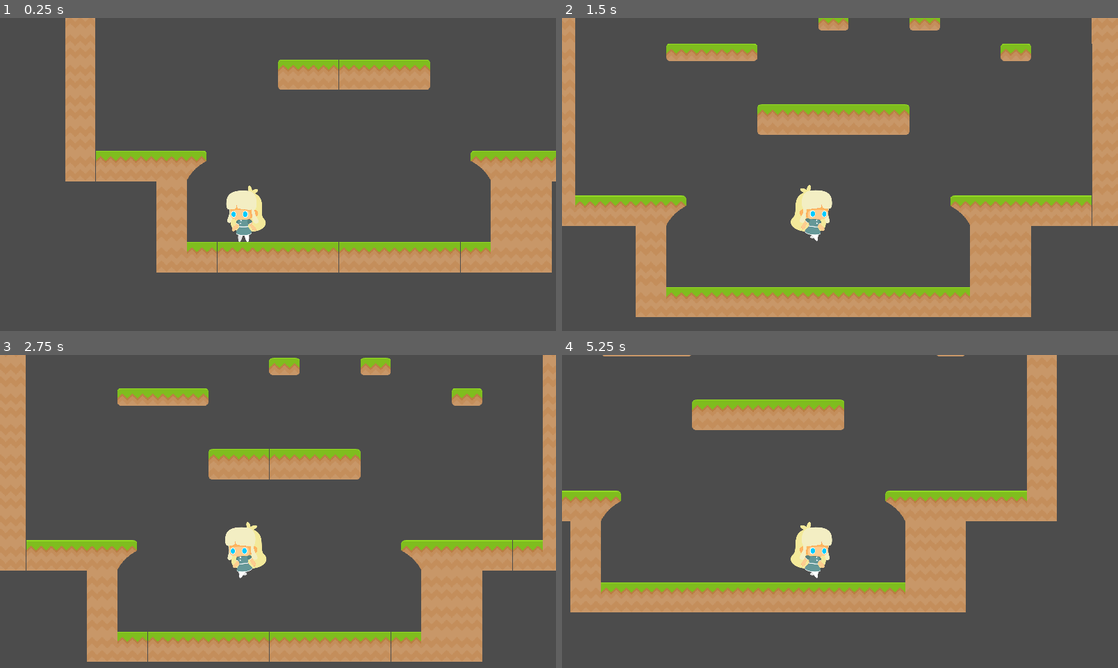
Above: before the commit, frames 1-4 (two rows, left to right).
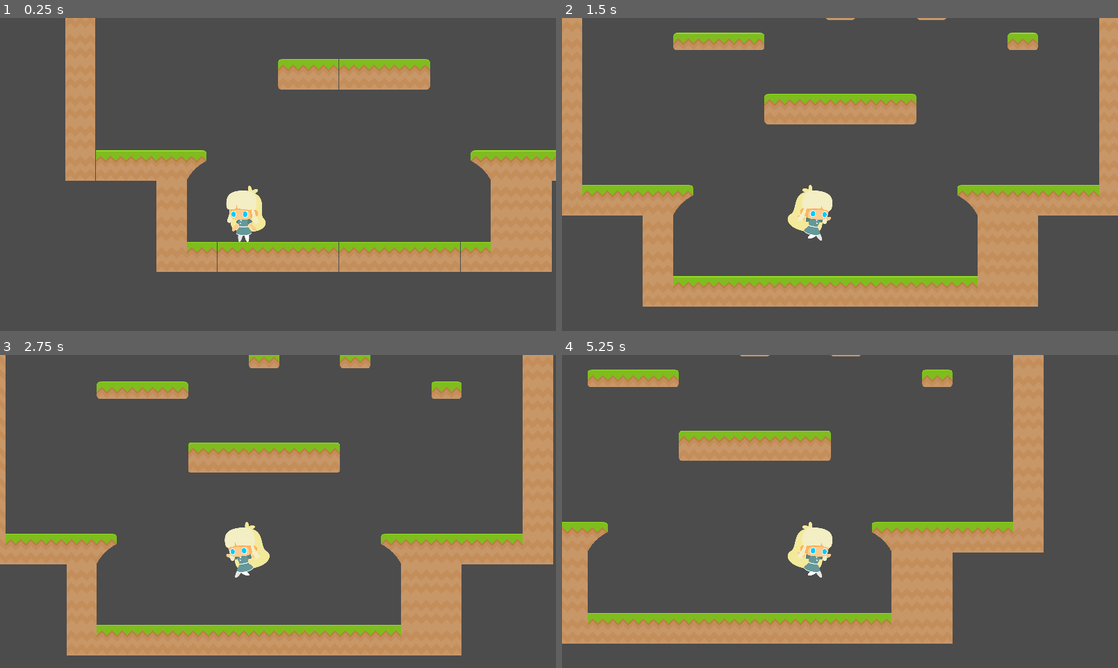
Above: after the commit, the same moments.

Repository: alxhoff/princess-bierschwein
Game: Godot game, scene res://Scipts/Player.tscn
Two runs of this game, one before a commit and one after it. Both use one fixed random seed, a clock stepped at 60 frames per second and the inputs below.
Inputs:
- Up to frame 1 (0.25 s): no input
- Up to frame 2 (1.5 s): hold Up (ui_up) 0.53-1.28 s; hold Right (ui_right) from 0.53 s (still down); tap Up (ui_up) at 1.35 s
- Up to frame 3 (2.75 s): tap Up (ui_up) at 1.52, 1.82 s; release Right (ui_right) at 2.03 s; hold Left (ui_left) from 2.03 s (still down); hold Up (ui_up) from 2.03 s (still down)
- Up to frame 4 (5.25 s): release Left (ui_left) at 2.78 s; release Up (ui_up) at 2.78 s; hold Right (ui_right) 2.78-4.28 s; tap Up (ui_up) at 2.85, 3.02, 3.32, 4.35, 4.52, 4.82 s; hold Up (ui_up) 3.53-4.28 s; hold Left (ui_left) 4.28-5.03 s; hold Right (ui_right) from 5.03 s (still down); hold Up (ui_up) from 5.03 s (still down)

The runs differ from the first frame. In frame 1, 0.5% of the frame differs, in the area x 11-100%, y 13-82%; in frame 2, 18%; in frame 3, 21%; in frame 4, 28%, in the area x 0-89%, y 0-93%.

Commit message:
Fixed jumping and collision blocks

Diff:
--- a/Player.gd
+++ b/Player.gd
@@ -5,33 +5,58 @@
 # var b = "text"
 
 const UP = Vector2(0,-1)
-const GRAVITY = 20
-const SPEED = 200
+const GRAVITY = 15
+const MAX_SPEED = 200
+const ACCELERATION = 20
+const GROUND_FRICTION = 0.25
+const AIR_FRICTION = 0.05
 const JUMP_HEIGHT = -750
 
-
 var motion = Vector2()
+var jumping = false
 
 func _physics_process(delta):
+	var friction = false
+
 	motion.y += GRAVITY
 
 	if Input.is_action_pressed("ui_right"):
-		motion.x = SPEED
+		motion.x = min(motion.x + ACCELERATION, MAX_SPEED)
 		$Sprite.flip_h = false
-		$Sprite.play("Running")
 	elif Input.is_action_pressed("ui_left"):
+		motion.x = max(motion.x - ACCELERATION, -MAX_SPEED)
 		$Sprite.flip_h = true
-		$Sprite.play("Running")
-		motion.x = -SPEED
-	else:
-		$Sprite.play("Idle")
-		motion.x = 0
+
 
 	if is_on_floor():
+		if Input.is_action_pressed("ui_right"):
+			$Sprite.play("Running")
+		elif Input.is_action_pressed("ui_left"):
+			$Sprite.play("Running")
+		else:
+			$Sprite.play("Idle")
+			friction = true
+
+		if jumping:
+			jumping = false
+			$Sprite.play("Landing")
+
+
 		if Input.is_action_pressed("ui_up"):
+			jumping = true
 			motion.y = JUMP_HEIGHT
+		if friction == true:
+			motion.x = lerp(motion.x, 0, GROUND_FRICTION)
 	else:
-		$Sprite.play("Jumping")
+		if motion.y > 0:
+			$Sprite.play("Falling")
+
+		elif motion.y < 0:
+			$Sprite.play("Jumping")
+
+
+		if friction == true:
+			motion.x = lerp(motion.x, 0, AIR_FRICTION)
 
 	motion = move_and_slide(motion, UP)
 
--- a/Scipts/Player.tscn
+++ b/Scipts/Player.tscn
@@ -37,86 +37,86 @@
 [ext_resource path="res://Sprites/Player/Girl/Idle (14).png" type="Texture" id=35]
 [ext_resource path="res://Sprites/Player/Girl/Idle (15).png" type="Texture" id=36]
 [ext_resource path="res://Sprites/Player/Girl/Idle (16).png" type="Texture" id=37]
-[ext_resource path="res://Sprites/Player/Girl/Walk (1).png" type="Texture" id=38]
-[ext_resource path="res://Sprites/Player/Girl/Walk (2).png" type="Texture" id=39]
-[ext_resource path="res://Sprites/Player/Girl/Walk (3).png" type="Texture" id=40]
-[ext_resource path="res://Sprites/Player/Girl/Walk (4).png" type="Texture" id=41]
-[ext_resource path="res://Sprites/Player/Girl/Walk (5).png" type="Texture" id=42]
-[ext_resource path="res://Sprites/Player/Girl/Walk (6).png" type="Texture" id=43]
-[ext_resource path="res://Sprites/Player/Girl/Walk (7).png" type="Texture" id=44]
-[ext_resource path="res://Sprites/Player/Girl/Walk (8).png" type="Texture" id=45]
-[ext_resource path="res://Sprites/Player/Girl/Walk (9).png" type="Texture" id=46]
-[ext_resource path="res://Sprites/Player/Girl/Walk (10).png" type="Texture" id=47]
-[ext_resource path="res://Sprites/Player/Girl/Walk (11).png" type="Texture" id=48]
-[ext_resource path="res://Sprites/Player/Girl/Walk (12).png" type="Texture" id=49]
-[ext_resource path="res://Sprites/Player/Girl/Walk (13).png" type="Texture" id=50]
-[ext_resource path="res://Sprites/Player/Girl/Walk (14).png" type="Texture" id=51]
-[ext_resource path="res://Sprites/Player/Girl/Walk (15).png" type="Texture" id=52]
-[ext_resource path="res://Sprites/Player/Girl/Walk (16).png" type="Texture" id=53]
-[ext_resource path="res://Sprites/Player/Girl/Walk (17).png" type="Texture" id=54]
-[ext_resource path="res://Sprites/Player/Girl/Walk (18).png" type="Texture" id=55]
-[ext_resource path="res://Sprites/Player/Girl/Walk (19).png" type="Texture" id=56]
-[ext_resource path="res://Sprites/Player/Girl/Walk (20).png" type="Texture" id=57]
-[ext_resource path="res://Sprites/Player/Girl/Dead (1).png" type="Texture" id=58]
-[ext_resource path="res://Sprites/Player/Girl/Dead (2).png" type="Texture" id=59]
-[ext_resource path="res://Sprites/Player/Girl/Dead (3).png" type="Texture" id=60]
-[ext_resource path="res://Sprites/Player/Girl/Dead (4).png" type="Texture" id=61]
-[ext_resource path="res://Sprites/Player/Girl/Dead (5).png" type="Texture" id=62]
-[ext_resource path="res://Sprites/Player/Girl/Dead (6).png" type="Texture" id=63]
-[ext_resource path="res://Sprites/Player/Girl/Dead (7).png" type="Texture" id=64]
-[ext_resource path="res://Sprites/Player/Girl/Dead (8).png" type="Texture" id=65]
-[ext_resource path="res://Sprites/Player/Girl/Dead (9).png" type="Texture" id=66]
-[ext_resource path="res://Sprites/Player/Girl/Dead (10).png" type="Texture" id=67]
-[ext_resource path="res://Sprites/Player/Girl/Dead (11).png" type="Texture" id=68]
-[ext_resource path="res://Sprites/Player/Girl/Dead (12).png" type="Texture" id=69]
-[ext_resource path="res://Sprites/Player/Girl/Dead (13).png" type="Texture" id=70]
-[ext_resource path="res://Sprites/Player/Girl/Dead (14).png" type="Texture" id=71]
-[ext_resource path="res://Sprites/Player/Girl/Dead (15).png" type="Texture" id=72]
-[ext_resource path="res://Sprites/Player/Girl/Dead (16).png" type="Texture" id=73]
-[ext_resource path="res://Sprites/Player/Girl/Dead (17).png" type="Texture" id=74]
-[ext_resource path="res://Sprites/Player/Girl/Dead (18).png" type="Texture" id=75]
-[ext_resource path="res://Sprites/Player/Girl/Dead (19).png" type="Texture" id=76]
-[ext_resource path="res://Sprites/Player/Girl/Dead (20).png" type="Texture" id=77]
-[ext_resource path="res://Sprites/Player/Girl/Dead (21).png" type="Texture" id=78]
-[ext_resource path="res://Sprites/Player/Girl/Dead (22).png" type="Texture" id=79]
-[ext_resource path="res://Sprites/Player/Girl/Dead (23).png" type="Texture" id=80]
-[ext_resource path="res://Sprites/Player/Girl/Dead (24).png" type="Texture" id=81]
-[ext_resource path="res://Sprites/Player/Girl/Dead (25).png" type="Texture" id=82]
-[ext_resource path="res://Sprites/Player/Girl/Dead (26).png" type="Texture" id=83]
-[ext_resource path="res://Sprites/Player/Girl/Dead (27).png" type="Texture" id=84]
-[ext_resource path="res://Sprites/Player/Girl/Dead (28).png" type="Texture" id=85]
-[ext_resource path="res://Sprites/Player/Girl/Dead (29).png" type="Texture" id=86]
-[ext_resource path="res://Sprites/Player/Girl/Dead (30).png" type="Texture" id=87]
-[ext_resource path="res://Sprites/Player/Girl/Jump (1).png" type="Texture" id=88]
-[ext_resource path="res://Sprites/Player/Girl/Jump (2).png" type="Texture" id=89]
-[ext_resource path="res://Sprites/Player/Girl/Jump (3).png" type="Texture" id=90]
-[ext_resource path="res://Sprites/Player/Girl/Jump (4).png" type="Texture" id=91]
-[ext_resource path="res://Sprites/Player/Girl/Jump (5).png" type="Texture" id=92]
-[ext_resource path="res://Sprites/Player/Girl/Jump (6).png" type="Texture" id=93]
-[ext_resource path="res://Sprites/Player/Girl/Jump (7).png" type="Texture" id=94]
-[ext_resource path="res://Sprites/Player/Girl/Jump (8).png" type="Texture" id=95]
-[ext_resource path="res://Sprites/Player/Girl/Jump (9).png" type="Texture" id=96]
-[ext_resource path="res://Sprites/Player/Girl/Jump (10).png" type="Texture" id=97]
-[ext_resource path="res://Sprites/Player/Girl/Jump (11).png" type="Texture" id=98]
-[ext_resource path="res://Sprites/Player/Girl/Jump (12).png" type="Texture" id=99]
-[ext_resource path="res://Sprites/Player/Girl/Jump (13).png" type="Texture" id=100]
-[ext_resource path="res://Sprites/Player/Girl/Jump (14).png" type="Texture" id=101]
-[ext_resource path="res://Sprites/Player/Girl/Jump (15).png" type="Texture" id=102]
-[ext_resource path="res://Sprites/Player/Girl/Jump (16).png" type="Texture" id=103]
-[ext_resource path="res://Sprites/Player/Girl/Jump (17).png" type="Texture" id=104]
-[ext_resource path="res://Sprites/Player/Girl/Jump (18).png" type="Texture" id=105]
-[ext_resource path="res://Sprites/Player/Girl/Jump (19).png" type="Texture" id=106]
-[ext_resource path="res://Sprites/Player/Girl/Jump (20).png" type="Texture" id=107]
-[ext_resource path="res://Sprites/Player/Girl/Jump (21).png" type="Texture" id=108]
-[ext_resource path="res://Sprites/Player/Girl/Jump (22).png" type="Texture" id=109]
-[ext_resource path="res://Sprites/Player/Girl/Jump (23).png" type="Texture" id=110]
-[ext_resource path="res://Sprites/Player/Girl/Jump (24).png" type="Texture" id=111]
-[ext_resource path="res://Sprites/Player/Girl/Jump (25).png" type="Texture" id=112]
-[ext_resource path="res://Sprites/Player/Girl/Jump (26).png" type="Texture" id=113]
-[ext_resource path="res://Sprites/Player/Girl/Jump (27).png" type="Texture" id=114]
-[ext_resource path="res://Sprites/Player/Girl/Jump (28).png" type="Texture" id=115]
-[ext_resource path="res://Sprites/Player/Girl/Jump (29).png" type="Texture" id=116]
-[ext_resource path="res://Sprites/Player/Girl/Jump (30).png" type="Texture" id=117]
+[ext_resource path="res://Sprites/Player/Girl/Jump (22).png" type="Texture" id=38]
+[ext_resource path="res://Sprites/Player/Girl/Jump (23).png" type="Texture" id=39]
+[ext_resource path="res://Sprites/Player/Girl/Jump (24).png" type="Texture" id=40]
+[ext_resource path="res://Sprites/Player/Girl/Jump (25).png" type="Texture" id=41]
+[ext_resource path="res://Sprites/Player/Girl/Jump (26).png" type="Texture" id=42]
+[ext_resource path="res://Sprites/Player/Girl/Jump (27).png" type="Texture" id=43]
+[ext_resource path="res://Sprites/Player/Girl/Jump (28).png" type="Texture" id=44]
+[ext_resource path="res://Sprites/Player/Girl/Jump (29).png" type="Texture" id=45]
+[ext_resource path="res://Sprites/Player/Girl/Jump (30).png" type="Texture" id=46]
+[ext_resource path="res://Sprites/Player/Girl/Walk (1).png" type="Texture" id=47]
+[ext_resource path="res://Sprites/Player/Girl/Walk (2).png" type="Texture" id=48]
+[ext_resource path="res://Sprites/Player/Girl/Walk (3).png" type="Texture" id=49]
+[ext_resource path="res://Sprites/Player/Girl/Walk (4).png" type="Texture" id=50]
+[ext_resource path="res://Sprites/Player/Girl/Walk (5).png" type="Texture" id=51]
+[ext_resource path="res://Sprites/Player/Girl/Walk (6).png" type="Texture" id=52]
+[ext_resource path="res://Sprites/Player/Girl/Walk (7).png" type="Texture" id=53]
+[ext_resource path="res://Sprites/Player/Girl/Walk (8).png" type="Texture" id=54]
+[ext_resource path="res://Sprites/Player/Girl/Walk (9).png" type="Texture" id=55]
+[ext_resource path="res://Sprites/Player/Girl/Walk (10).png" type="Texture" id=56]
+[ext_resource path="res://Sprites/Player/Girl/Walk (11).png" type="Texture" id=57]
+[ext_resource path="res://Sprites/Player/Girl/Walk (12).png" type="Texture" id=58]
+[ext_resource path="res://Sprites/Player/Girl/Walk (13).png" type="Texture" id=59]
+[ext_resource path="res://Sprites/Player/Girl/Walk (14).png" type="Texture" id=60]
+[ext_resource path="res://Sprites/Player/Girl/Walk (15).png" type="Texture" id=61]
+[ext_resource path="res://Sprites/Player/Girl/Walk (16).png" type="Texture" id=62]
+[ext_resource path="res://Sprites/Player/Girl/Walk (17).png" type="Texture" id=63]
+[ext_resource path="res://Sprites/Player/Girl/Walk (18).png" type="Texture" id=64]
+[ext_resource path="res://Sprites/Player/Girl/Walk (19).png" type="Texture" id=65]
+[ext_resource path="res://Sprites/Player/Girl/Walk (20).png" type="Texture" id=66]
+[ext_resource path="res://Sprites/Player/Girl/Jump (1).png" type="Texture" id=67]
+[ext_resource path="res://Sprites/Player/Girl/Jump (2).png" type="Texture" id=68]
+[ext_resource path="res://Sprites/Player/Girl/Jump (3).png" type="Texture" id=69]
+[ext_resource path="res://Sprites/Player/Girl/Jump (4).png" type="Texture" id=70]
+[ext_resource path="res://Sprites/Player/Girl/Jump (5).png" type="Texture" id=71]
+[ext_resource path="res://Sprites/Player/Girl/Jump (6).png" type="Texture" id=72]
+[ext_resource path="res://Sprites/Player/Girl/Jump (7).png" type="Texture" id=73]
+[ext_resource path="res://Sprites/Player/Girl/Jump (8).png" type="Texture" id=74]
+[ext_resource path="res://Sprites/Player/Girl/Jump (9).png" type="Texture" id=75]
+[ext_resource path="res://Sprites/Player/Girl/Jump (10).png" type="Texture" id=76]
+[ext_resource path="res://Sprites/Player/Girl/Jump (11).png" type="Texture" id=77]
+[ext_resource path="res://Sprites/Player/Girl/Jump (12).png" type="Texture" id=78]
+[ext_resource path="res://Sprites/Player/Girl/Jump (13).png" type="Texture" id=79]
+[ext_resource path="res://Sprites/Player/Girl/Jump (14).png" type="Texture" id=80]
+[ext_resource path="res://Sprites/Player/Girl/Jump (15).png" type="Texture" id=81]
+[ext_resource path="res://Sprites/Player/Girl/Jump (16).png" type="Texture" id=82]
+[ext_resource path="res://Sprites/Player/Girl/Jump (17).png" type="Texture" id=83]
+[ext_resource path="res://Sprites/Player/Girl/Jump (18).png" type="Texture" id=84]
+[ext_resource path="res://Sprites/Player/Girl/Jump (19).png" type="Texture" id=85]
+[ext_resource path="res://Sprites/Player/Girl/Jump (20).png" type="Texture" id=86]
+[ext_resource path="res://Sprites/Player/Girl/Dead (1).png" type="Texture" id=87]
+[ext_resource path="res://Sprites/Player/Girl/Dead (2).png" type="Texture" id=88]
+[ext_resource path="res://Sprites/Player/Girl/Dead (3).png" type="Texture" id=89]
+[ext_resource path="res://Sprites/Player/Girl/Dead (4).png" type="Texture" id=90]
+[ext_resource path="res://Sprites/Player/Girl/Dead (5).png" type="Texture" id=91]
+[ext_resource path="res://Sprites/Player/Girl/Dead (6).png" type="Texture" id=92]
+[ext_resource path="res://Sprites/Player/Girl/Dead (7).png" type="Texture" id=93]
+[ext_resource path="res://Sprites/Player/Girl/Dead (8).png" type="Texture" id=94]
+[ext_resource path="res://Sprites/Player/Girl/Dead (9).png" type="Texture" id=95]
+[ext_resource path="res://Sprites/Player/Girl/Dead (10).png" type="Texture" id=96]
+[ext_resource path="res://Sprites/Player/Girl/Dead (11).png" type="Texture" id=97]
+[ext_resource path="res://Sprites/Player/Girl/Dead (12).png" type="Texture" id=98]
+[ext_resource path="res://Sprites/Player/Girl/Dead (13).png" type="Texture" id=99]
+[ext_resource path="res://Sprites/Player/Girl/Dead (14).png" type="Texture" id=100]
+[ext_resource path="res://Sprites/Player/Girl/Dead (15).png" type="Texture" id=101]
+[ext_resource path="res://Sprites/Player/Girl/Dead (16).png" type="Texture" id=102]
+[ext_resource path="res://Sprites/Player/Girl/Dead (17).png" type="Texture" id=103]
+[ext_resource path="res://Sprites/Player/Girl/Dead (18).png" type="Texture" id=104]
+[ext_resource path="res://Sprites/Player/Girl/Dead (19).png" type="Texture" id=105]
+[ext_resource path="res://Sprites/Player/Girl/Dead (20).png" type="Texture" id=106]
+[ext_resource path="res://Sprites/Player/Girl/Dead (21).png" type="Texture" id=107]
+[ext_resource path="res://Sprites/Player/Girl/Dead (22).png" type="Texture" id=108]
+[ext_resource path="res://Sprites/Player/Girl/Dead (23).png" type="Texture" id=109]
+[ext_resource path="res://Sprites/Player/Girl/Dead (24).png" type="Texture" id=110]
+[ext_resource path="res://Sprites/Player/Girl/Dead (25).png" type="Texture" id=111]
+[ext_resource path="res://Sprites/Player/Girl/Dead (26).png" type="Texture" id=112]
+[ext_resource path="res://Sprites/Player/Girl/Dead (27).png" type="Texture" id=113]
+[ext_resource path="res://Sprites/Player/Girl/Dead (28).png" type="Texture" id=114]
+[ext_resource path="res://Sprites/Player/Girl/Dead (29).png" type="Texture" id=115]
+[ext_resource path="res://Sprites/Player/Girl/Dead (30).png" type="Texture" id=116]
+[ext_resource path="res://Sprites/Player/Girl/Jump (21).png" type="Texture" id=117]
 [ext_resource path="res://Tilesets/DirtAndGrassTileSet.tres" type="TileSet" id=118]
 
 [sub_resource type="SpriteFrames" id=2]
@@ -136,24 +136,35 @@
 "name": "Idle",
 "speed": 24.0
 }, {
-"frames": [ ExtResource( 38 ), ExtResource( 39 ), ExtResourc …(81 unchanged characters)…  ), ExtResource( 45 ), ExtResource( 46 ), ExtResource( 47 ), ExtResource( 48 ), ExtResource( 49 ), ExtResource( 50 ), ExtResource( 51 ), ExtResource( 52 ), ExtResource( 53 ), ExtResource( 54 ), ExtResource( 55 ), ExtResource( 56 ), ExtResource( 57 ) ],
+"frames": [ ExtResource( 38 ), ExtResource( 39 ), ExtResourc …(81 unchanged characters)…  ), ExtResource( 45 ), ExtResource( 46 ) ],
+"loop": false,
+"name": "Landing",
+"speed": 24.0
+}, {
+"frames": [ ExtResource( 47 ), ExtResource( 48 ), ExtResource( 49 ), ExtResource( 50 ), ExtResource( 51 ), ExtResource( 52 ), ExtResource( 53 ), ExtResource( 54 ), ExtResource( 55 ), ExtResource( 56 ), ExtResource( 57 ), ExtResource( 58 ), ExtResource( 59 ), ExtResource( 60 ), ExtResource( 61 ), ExtResource( 62 ), ExtResource( 63 ), ExtResource( 64 ), ExtResource( 65 ), ExtResource( 66 ) ],
 "loop": true,
 "name": "Walking",
 "speed": 24.0
 }, {
-"frames": [ ExtResource( 58 ), ExtResource( 59 ), ExtResource( 60 ), ExtResource( 61 ), ExtResource( 62 ), ExtResource( 63 ), ExtResource( 64 ), ExtResource( 65 ), ExtResource( 66 ), ExtResource( 67 ), ExtResource( 68 ), ExtResource( 69 ), ExtResource( 70 ), ExtResource( 71 ), ExtResource( 72 ), ExtResource( 73 ), ExtResource( 74 ), ExtResource( 75 ), ExtResource( 76 ), ExtResource( 77 ), ExtResource( 78 ), ExtResource( 79 ), ExtResource( 80 ), ExtResource( 81 ), ExtResource( 82 ), ExtResource( 83 ), ExtResource( 84 ), ExtResource( 85 ), ExtResource( 86 ), ExtResource( 87 ) ],
+"frames": [ ExtResource( 67 ), ExtResource( 68 ), ExtResource( 69 ), ExtResource( 70 ), ExtResource( 71 ), ExtResource( 72 ), ExtResource( 73 ), ExtResource( 74 ), ExtResource( 75 ), ExtResource( 76 ), ExtResource( 77 ), ExtResource( 78 ), ExtResource( 79 ), ExtResource( 80 ), ExtResource( 81 ), ExtResource( 82 ), ExtResource( 83 ), ExtResource( 84 ), ExtResource( 85 ), ExtResource( 86 ) ],
+"loop": false,
+"name": "Jumping",
+"speed": 24.0
+}, {
+"frames": [ ExtResource( 87 ), ExtResource( 88 ), ExtResource( 89 ), ExtResource( 90 ), ExtResource( 91 ), ExtResource( 92 ), ExtResource( 93 ), ExtResource( 94 ), ExtResource( 95 ), ExtResource( 96 ), ExtResource( 97 ), ExtResource( 98 ), ExtResource( 99 ), ExtResource( 100 ), ExtResource( 101 ), ExtResource( 102 ), ExtResource( 103 ), ExtResource( 104 ), ExtResource( 105 ), ExtResource( 106 ), ExtResource( 107 ), ExtResource( 108 ), ExtResource( 109 ), ExtResource( 110 ), ExtResource( 111 ), ExtResource( 112 ), ExtResource( 113 ), ExtResource( 114 ), ExtResource( 115 ), ExtResource( 116 ) ],
 "loop": true,
 "name": "Dead",
 "speed": 24.0
 }, {
-"frames": [ ExtResource( 88 ), ExtResource( 89 ), ExtResource( 90 ), ExtResource( 91 ), ExtResource( 92 ), ExtResource( 93 ), ExtResource( 94 ), ExtResource( 95 ), ExtResource( 96 ), ExtResource( 97 ), ExtResource( 98 ), ExtResource( 99 ), ExtResource( 100 ), ExtResource( 101 ), ExtResource( 102 ), ExtResource( 103 ), ExtResource( 104 ), ExtResource( 105 ), ExtResource( 106 ), ExtResource( 107 ), ExtResource( 108 ), ExtResource( 109 ), ExtResource( 110 ), ExtResource( 111 ), ExtResource( 112 ), ExtResource( 113 ), ExtResource( 114 ), ExtResource( 115 ), ExtResource( 116 ), ExtResource( 117 ) ],
-"loop": true,
-"name": "Jumping",
+"frames": [ ExtResource( 117 ) ],
+"loop": false,
+"name": "Falling",
 "speed": 24.0
 } ]
 
-[sub_resource type="RectangleShape2D" id=1]
-extents = Vector2( 42, 60 )
+[sub_resource type="CapsuleShape2D" id=3]
+radius = 35.0
+height = 49.0
 
 [node name="World" type="Node"]
 __meta__ = {
@@ -172,13 +183,13 @@
 scale = Vector2( 0.3, 0.3 )
 frames = SubResource( 2 )
 animation = "Idle"
-frame = 3
+frame = 7
 playing = true
 flip_h = true
 
 [node name="CollisionShape2D" type="CollisionShape2D" parent="Player"]
 position = Vector2( -70, 375 )
-shape = SubResource( 1 )
+shape = SubResource( 3 )
 
 [node name="Camera2D" type="Camera2D" parent="Player"]
 offset = Vector2( 0, 280 )
